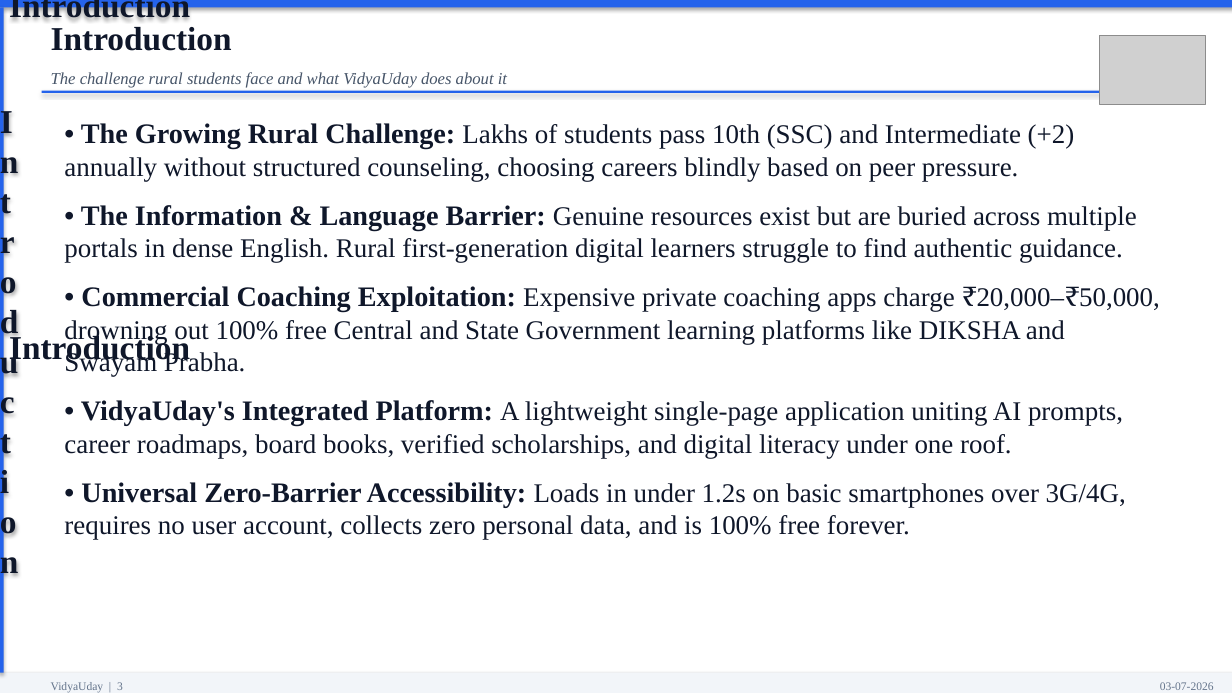
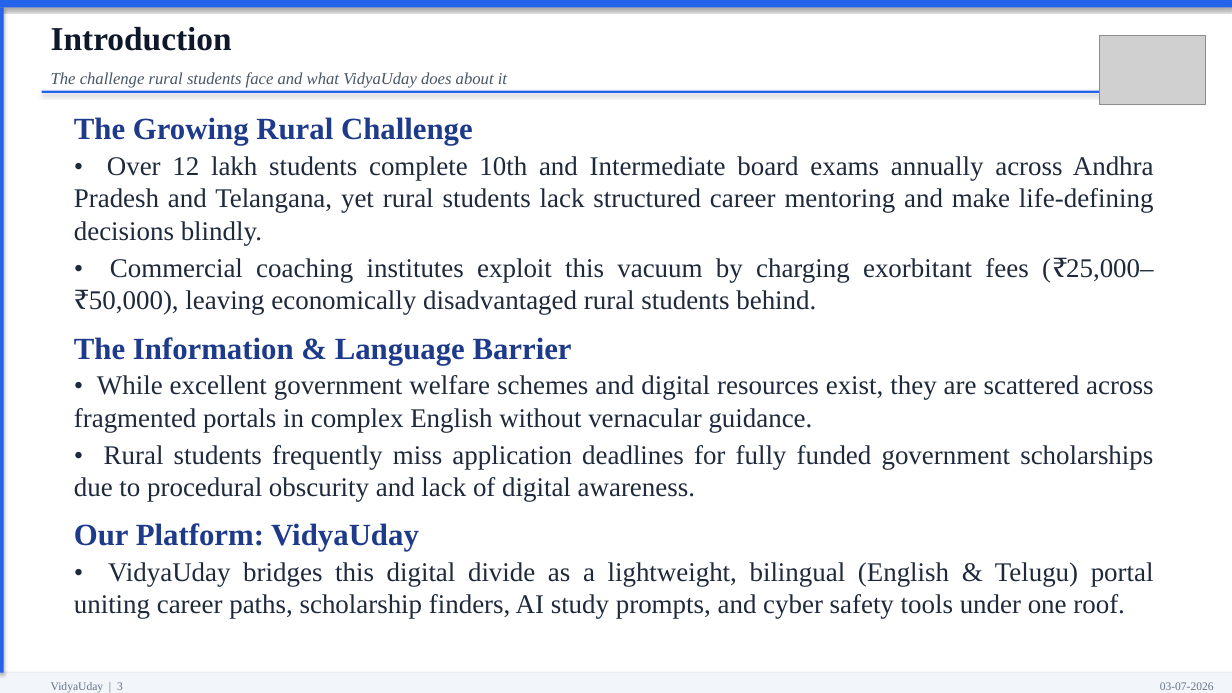
Before and after one commit to ramanakalisetty638-web/VidyaUday, a slide deck: slide 3 of VidyaUday_Official_Review_Presentation.pptx. Drawn at 1232x693 pixels with LibreOffice and Linux fonts; fonts in the diff are those of the drawing; grey boxes stand for pictures. Boxes give left, top, right and bottom in pixels: in the first picture for what was removed or moved away, otherwise in the second. Text is boxed around its words. In the diff, an @@ line names an element or a change of style, - is before the commit and + after.

Commit message:
Fix PPT: eliminate duplicate text, align and justify all slides, clean template borders, 4 screenshots grid

```diff
--- a/VidyaUday_Official_Review_Presentation.pptx
+++ b/VidyaUday_Official_Review_Presentation.pptx
@@ text in rectangle at <box>0,0,1232,693</box>: text removed @@
-Introduction
@@ text in rectangle at <box>9,0,190,23</box>: text removed @@
-Introduction
@@ text "Introduction" at <box>51,27,232,51</box>: less space between paragraphs @@
@@ text at <box>74,117,1154,619</box>: text changed; text colour #0F172A to #1E293B @@
-• The Growing Rural Challenge: Lakhs of students pass 10th (SSC) and Intermediate (+2) annually without structured counseling, choosing careers blindly based on peer pressure.
-• The Information & Language Barrier: Genuine resources exist but are buried across multiple portals in dense English. Rural first-generation digital learners struggle to find authentic guidance.
-• Commercial Coaching Exploitation: Expensive private coaching apps charge ₹20,000–₹50,000, drowning out 100% free Central and State Government learning platforms like DIKSHA and Swayam Prabha.
-• VidyaUday's Integrated Platform: A lightweight single-page application uniting AI prompts, career roadmaps, board books, verified scholarships, and digital literacy under one roof.
-• Universal Zero-Barrier Accessibility: Loads in under 1.2s on basic smartphones over 3G/4G, requires no user account, collects zero personal data, and is 100% free forever.
+The Growing Rural Challenge
+• Over 12 lakh students complete 10th and Intermediate board exams annually across Andhra Pradesh and Telangana, yet rural students lack structured career mentoring and make life-defining decisions blindly.
+• Commercial coaching institutes exploit this vacuum by charging exorbitant fees (₹25,000–₹50,000), leaving economically disadvantaged rural students behind.
+The Information & Language Barrier
+• While excellent government welfare schemes and digital resources exist, they are scattered across fragmented portals in complex English without vernacular guidance.
+• Rural students frequently miss application deadlines for fully funded government scholarships due to procedural obscurity and lack of digital awareness.
+Our Platform: VidyaUday
+• VidyaUday bridges this digital divide as a lightweight, bilingual (English & Telugu) portal uniting career paths, scholarship finders, AI study prompts, and cyber safety tools under one roof.
```
Also in this commit, not shown: 15 other slides changed, 1 slide added, 1 slide removed, 1 other file.
